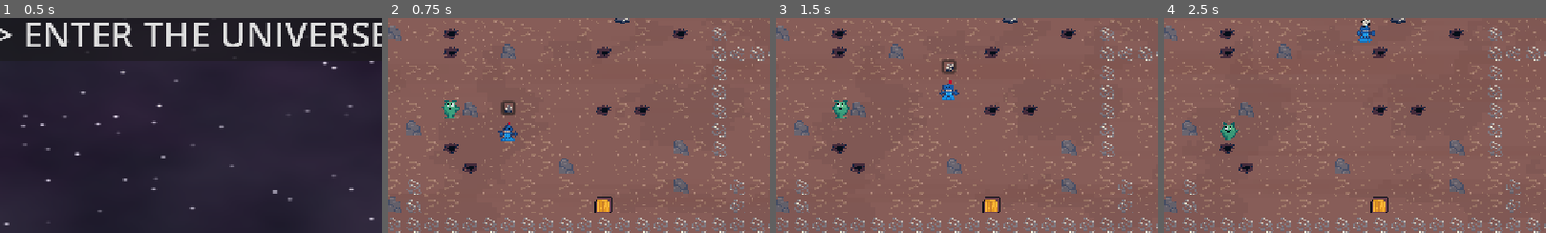
Above: before the commit, frames 1-4 (left to right).
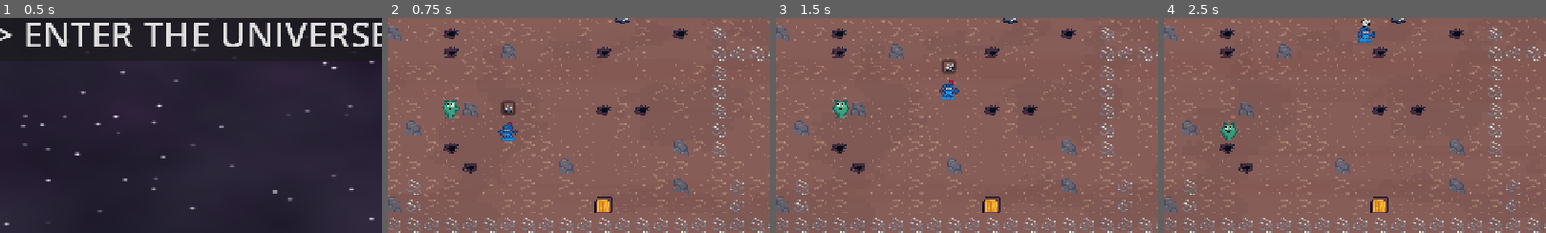
Above: after the commit, the same moments.

Repository: GameAISchool2026members/GloopGloopDelivery
Game: Godot game, scene res://menu/menu.tscn
Same seed, same stepped clock (60 frames per second), same inputs: the game is played once before the commit and once after it.
Inputs (mouse positions are % of the whole screen's width and height, from its top left):
- Up to frame 1 (0.5 s): no input
- Up to frame 2 (0.75 s): click "> ENTER THE UNIVERSE <" at 0.5 s
- Up to frame 3 (1.5 s): move the mouse to (72, 45) at 1.27 s; hold D (right) from 1.28 s (still down); tap Space (interact) at 1.35 s; click (72, 45) at 1.42 s
- Up to frame 4 (2.5 s): move the mouse to (30, 55) at 2.02 s; release D (right) at 2.03 s; hold S (down) from 2.03 s (still down); tap Space (interact) at 2.1 s
The pictures show only the part of the screen within x 23-73%, y 46-96%; the shares and areas given below are measured in that part.

Frame 1 is identical in both runs. In frame 2, 0.2% of the frame differs, in the area x 29-34%, y 48-58%; in frame 3, 0.2%, in the area x 42-48%, y 28-39%; in frame 4, 0.2%.

Commit message:
Added evil sprite and evil boolean

Diff:
--- a/game/game.tscn
+++ b/game/game.tscn
@@ -122,7 +122,6 @@
 
 [node name="GameManager" type="Node2D" parent="." unique_id=385739205 node_paths=PackedStringArray("human_player", "robot_player", "terrain", "objectives_manager")]
 script = ExtResource("1_vasa2")
-game_length = null
 score_table = Dictionary[ExtResource("4_qf6n1"), float]({
 ExtResource("5_vsp63"): 1.0,
 ExtResource("6_b686c"): 2.0,
@@ -157,4 +156,5 @@
 game_manager = NodePath("../../GameManager")
 
 [node name="RobotPlayer" parent="Players" unique_id=274457977 node_paths=PackedStringArray("game_manager") instance=ExtResource("6_u5opy")]
+result_weight = 0.2
 game_manager = NodePath("../../GameManager")
--- a/game/game_manager.gd
+++ b/game/game_manager.gd
@@ -31,17 +31,24 @@
 	var most_common = null
 	var highest = 0
 	print("processing boredness")
-	print(robot_history)
+	print(robot_history.map(func (item: Item): return item.name))
 	for prev_item in robot_history:
 		counts[prev_item] = counts.get(prev_item, 0) + 1
-		print(counts)
 		if counts[prev_item] > highest:
 			highest = counts[prev_item]
 			most_common = prev_item
-	if highest > 2:
+	if highest >= 3:
 		print("robot is bored")
 		(robot_player as RobotPlayer).bored_particles()
-		boredness +=1
+		boredness += 1
+	else:
+		boredness -= 1
+	if boredness < 0:
+		boredness = 0
+	robot_player.evil =  boredness >= 5
+
+
+	print("current boredness level %d" % boredness)
 func _enter_tree() -> void:
 	terrain.generate()
 	if objectives_manager:
--- a/players/robot/robot_player.gd
+++ b/players/robot/robot_player.gd
@@ -7,13 +7,14 @@
 
 var path_index: int = 0
 var path: PackedVector2Array = []
-
+@onready var animated_sprite = $Sprite2D
 enum State { IDLE, WALKING, WAITING }
 var state : State = State.IDLE
 var target_node : Node2D
 
 var history_items: Array = []
-var max_history_size: int = 10
+var max_history_size: int = 8
+var evil: bool = false
 
 func _ready() -> void:
 	if game_manager == null:
@@ -32,6 +33,12 @@
 
 func _process(delta):
 	super(delta)
+
+	if evil:
+		animated_sprite.play("evil")
+	else:
+		animated_sprite.play("default")
+
 
 	match state:
 		State.IDLE:
--- a/players/robot/robot_player.tscn
+++ b/players/robot/robot_player.tscn
@@ -3,6 +3,7 @@
 [ext_resource type="Script" uid="uid://8ff46jns7ll2" path="res://players/robot/robot_player.gd" id="1_pfglk"]
 [ext_resource type="PackedScene" uid="uid://dt2lp7yqcv0wo" path="res://players/robot/policy_predictor.tscn" id="2_53jri"]
 [ext_resource type="Texture2D" uid="uid://bpvjos7c7iwtw" path="res://players/robot/robot.png" id="3_gcp5k"]
+[ext_resource type="Texture2D" uid="uid://y5ivsg7cb54u" path="res://players/robot/evil_robot.png" id="4_nvhv3"]
 [ext_resource type="Texture2D" uid="uid://d22mwy3mcvvf6" path="res://items/gold_ore/gold_ore.png" id="4_xxa81"]
 [ext_resource type="Texture2D" uid="uid://f8hd465vb1kv" path="res://players/robot/frown.png" id="5_y050i"]
 
@@ -12,6 +13,14 @@
 
 [sub_resource type="AtlasTexture" id="AtlasTexture_y050i"]
 atlas = ExtResource("3_gcp5k")
+region = Rect2(16, 0, 16, 16)
+
+[sub_resource type="AtlasTexture" id="AtlasTexture_gi3m0"]
+atlas = ExtResource("4_nvhv3")
+region = Rect2(0, 0, 16, 16)
+
+[sub_resource type="AtlasTexture" id="AtlasTexture_xn350"]
+atlas = ExtResource("4_nvhv3")
 region = Rect2(16, 0, 16, 16)
 
 [sub_resource type="SpriteFrames" id="SpriteFrames_nvhv3"]
@@ -25,6 +34,17 @@
 }],
 "loop": true,
 "name": &"default",
+"speed": 5.0
+}, {
+"frames": [{
+"duration": 1.0,
+"texture": SubResource("AtlasTexture_gi3m0")
+}, {
+"duration": 1.0,
+"texture": SubResource("AtlasTexture_xn350")
+}],
+"loop": true,
+"name": &"evil",
 "speed": 5.0
 }]
 
@@ -43,8 +63,8 @@
 
 [node name="Sprite2D" type="AnimatedSprite2D" parent="." unique_id=1942225351]
 sprite_frames = SubResource("SpriteFrames_nvhv3")
+animation = &"evil"
 autoplay = "default"
-frame_progress = 0.6647651
 
 [node name="CollisionShape2D" type="CollisionShape2D" parent="." unique_id=79676028]
 shape = SubResource("RectangleShape2D_p7nr7")
Binary file added: players/robot/evil_robot.png
Not shown, added: players/robot/evil_robot.png.import
